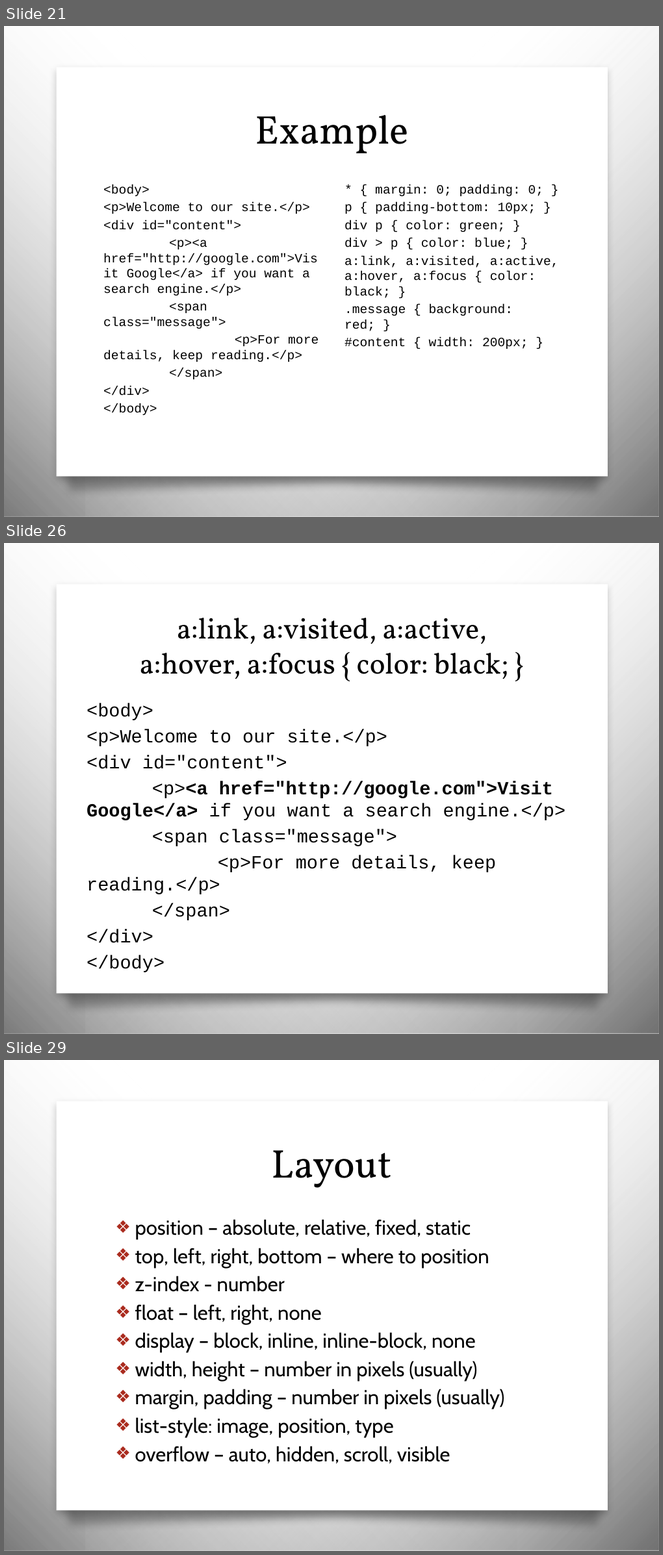
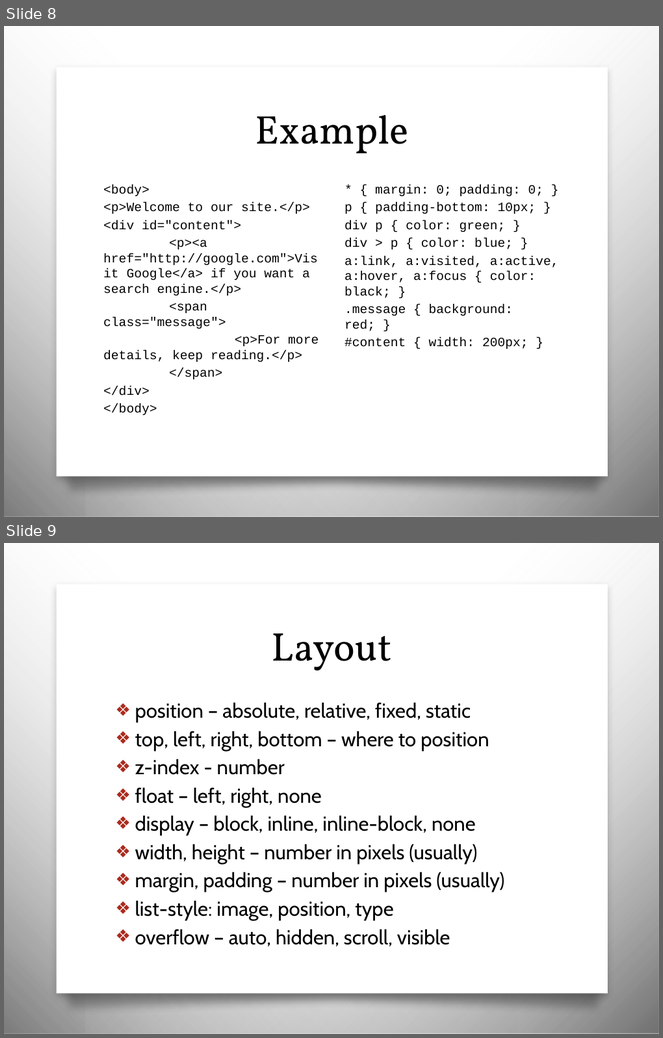
Before and after one commit to awayken/USF-ART329, a slide deck: slides/classthree/slides.pptx. Shown one above the other, each under a label of ours: slides 21, 26 and 29 before the commit, slides 8 and 9 after it; the slides between them are not shown. The pictures are 663x1555 and 663x1038 pixels, drawn with LibreOffice and Linux fonts; fonts in the diff are those of the drawing; background and template pictures are left out. Boxes give left, top, right and bottom in pixels: in the first picture for what was removed or moved away, otherwise in the second. Text is boxed around its words. In the diff, an @@ line names an element or a change of style, - is before the commit and + after.

```diff
--- a/slides/classthree/slides.pptx
+++ b/slides/classthree/slides.pptx
@@ slide 26 removed at [4, 543, 659, 1034], background picture (left out); not listed: 4 template elements that a slide beside it also shows @@
@@ title removed at [140, 618, 509, 679] @@
-a:link, a:visited, a:active,
-a:hover, a:focus { color: black; }
@@ text removed at [87, 703, 566, 943] @@
-<body>
-<p>Welcome to our site.</p>
-<div id="content">
-<p><a href="http://google.com">Visit Google</a> if you want a search engine.</p>
-<span class="message">
-<p>For more details, keep reading.</p>
-</span>
-</div>
-</body>
@@ what was slide 21 is now slide 8 @@
@@ what was slide 29 is now slide 9 @@
```
Also in this commit, not shown: 6 slides changed, 1 slide added, 24 other slides removed.
